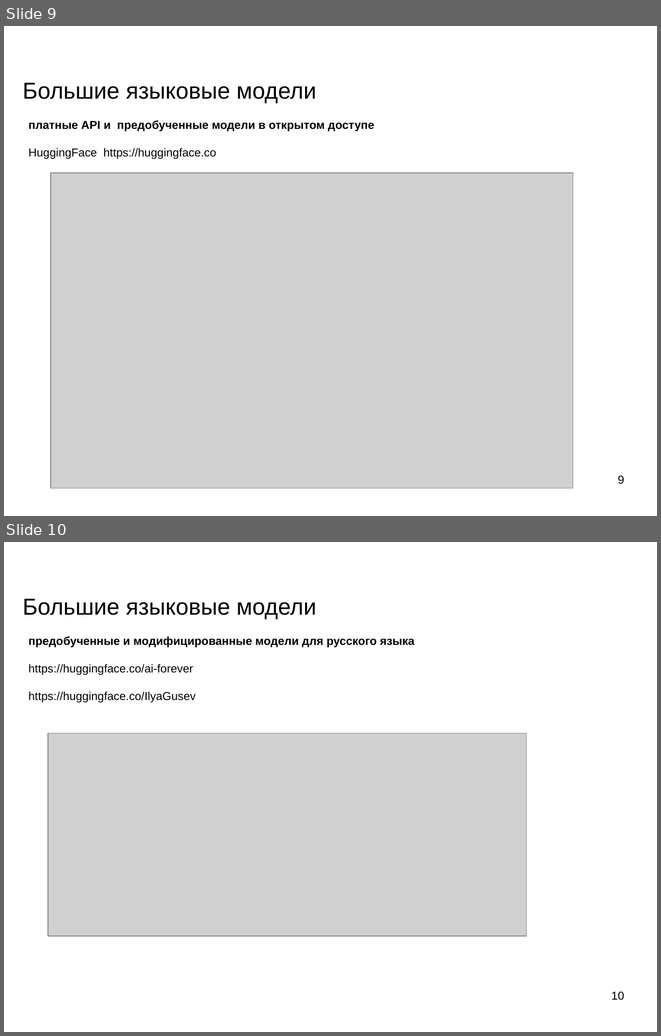
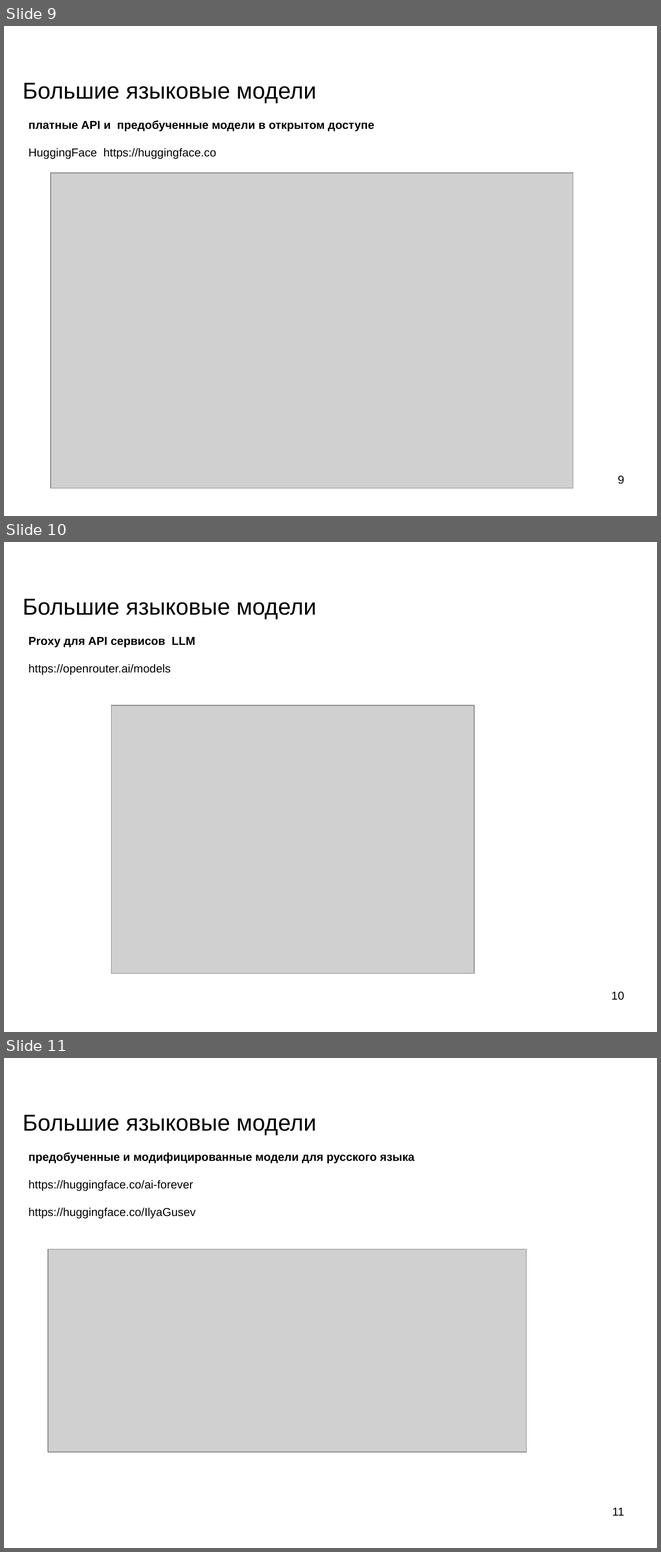
Before and after one commit to mechanoid5/ml_nlp_2025_I, a slide deck: 10-large-lang-models.odp. Shown one above the other, each under a label of ours: slides 9 and 10 before the commit, slides 9, 10 and 11 after it. The pictures are 661x1036 and 661x1552 pixels, drawn with LibreOffice and Linux fonts; fonts in the diff are those of the drawing; grey boxes stand for pictures; background and template pictures are left out. Boxes give left, top, right and bottom in pixels: in the first picture for what was removed or moved away, otherwise in the second. Text is boxed around its words. In the diff, an @@ line names an element or a change of style, - is before the commit and + after.

```diff
--- a/10-large-lang-models.odp
+++ b/10-large-lang-models.odp
@@ slide 10 added at [4,542,657,1032], background picture (left out) @@
@@ title added at [23,599,317,619], 28 pt, text #000000 @@
+Большие языковые модели
@@ text added at [28,637,195,675], 14 pt, text #000000 @@
+Proxy для API сервисов LLM
+https://openrouter.ai/models
@@ picture added at [111,706,475,973] @@
@@ page number added at [611,991,624,1000], 14 pt, text #000000 @@
+10
@@ what was slide 10 is now slide 11 @@
@@ page number at [612,1507,625,1515]: text changed @@
-10
+11
```
Also in this commit, not shown: 1 slide changed, 1 other slide added, 2 slides removed, 7 other files.
